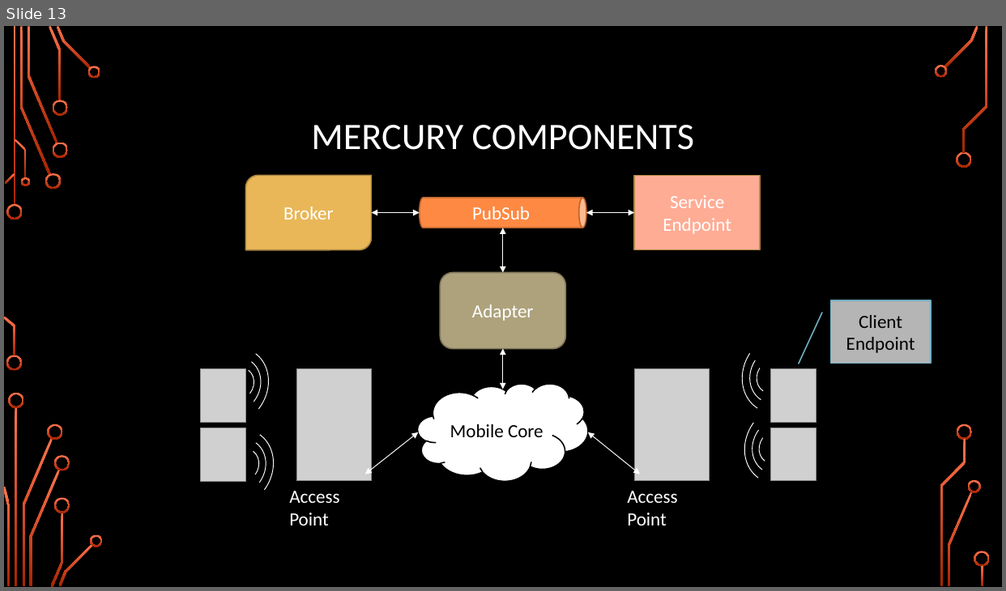
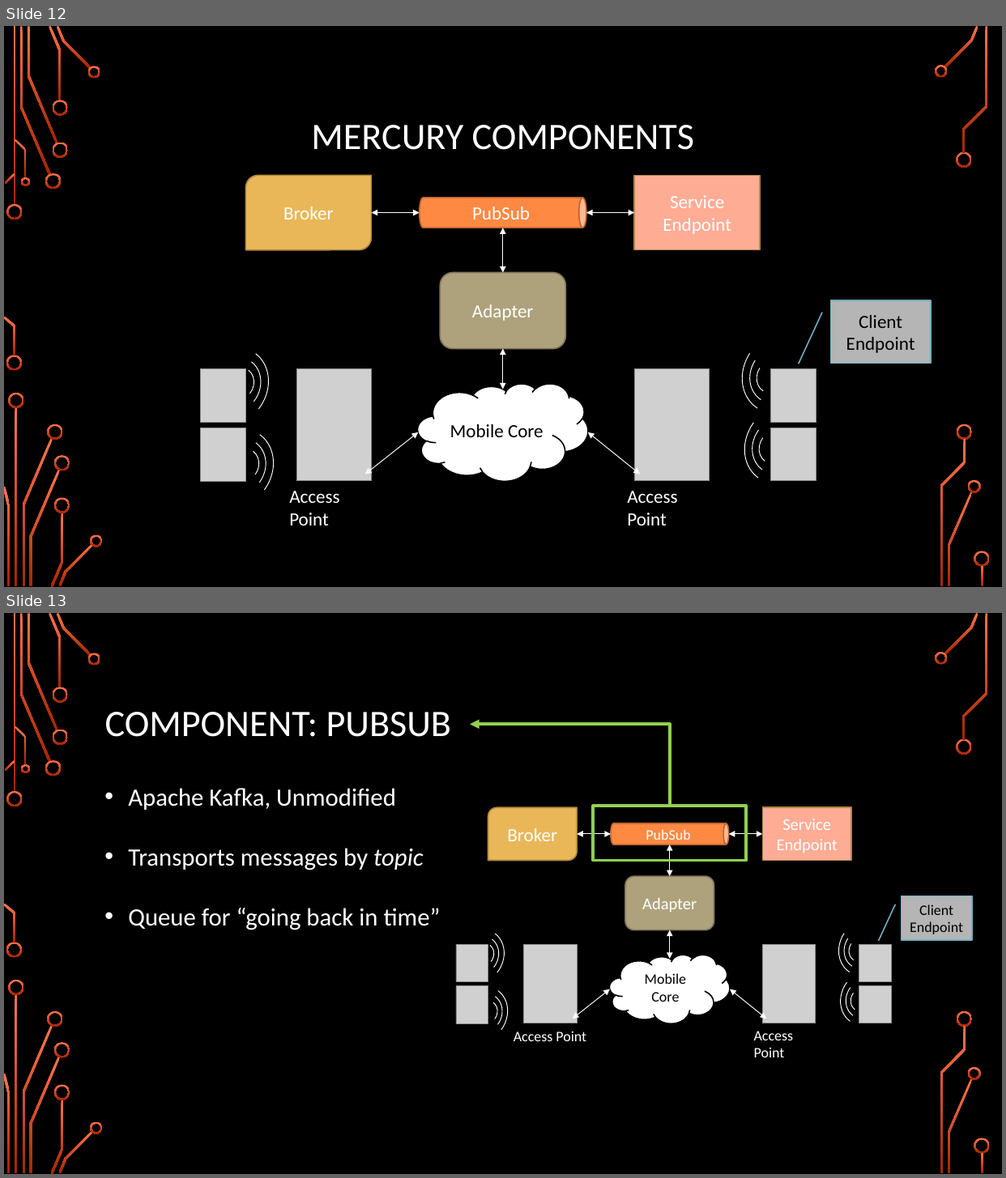
Before and after one commit to TejaKommineni/Mercury, a slide deck: presentation/Mercury-Part1.pptx. Shown one above the other, each under a label of ours: slide 13 before the commit, slides 12 and 13 after it. The pictures are 1006x591 and 1006x1178 pixels, drawn with LibreOffice and Linux fonts; fonts in the diff are those of the drawing; grey boxes stand for pictures; background and template pictures are left out. Boxes give left, top, right and bottom in pixels: in the first picture for what was removed or moved away, otherwise in the second. Text is boxed around its words. In the diff, an @@ line names an element or a change of style, - is before the commit and + after.

```diff
--- a/presentation/Mercury-Part1.pptx
+++ b/presentation/Mercury-Part1.pptx
@@ slide 13 added at <box>4,613,1002,1174</box>, background picture (left out); not listed: 36 template elements that a slide beside it also shows @@
@@ title added at <box>105,712,451,737</box>, 36 pt, text #FFFFFF @@
+COMPONENT: PUBSUB
@@ elbow arrow added from (671, 806) to (470, 725), #92D050 3 pt @@
@@ text added at <box>128,788,441,931</box>, 24 pt, text #FFFFFF @@
+• Apache Kafka, Unmodified
+• Transports messages by topic
+• Queue for “going back in time”
@@ rectangle added at <box>593,806,747,861</box>, outline #92D050 3 pt @@
@@ group added at <box>439,807,972,1058</box>: 12 arc (boxed as its full ellipse)s, 6 pictures, 5 double arrows, 2 texts, 1 round diag rect, 1 cylinder, 1 rounded rectangle, 1 elbow double arrow, 1 rectangle, 1 cloud, 1 border callout @@
+Broker
+PubSub
+Adapter
+Service Endpoint
+Mobile Core
+Access Point
+Access Point
+Client Endpoint
@@ what was slide 13 is now slide 12 @@
```
Also in this commit, not shown: 11 slides changed, 5 other slides added, 4 slides removed.
